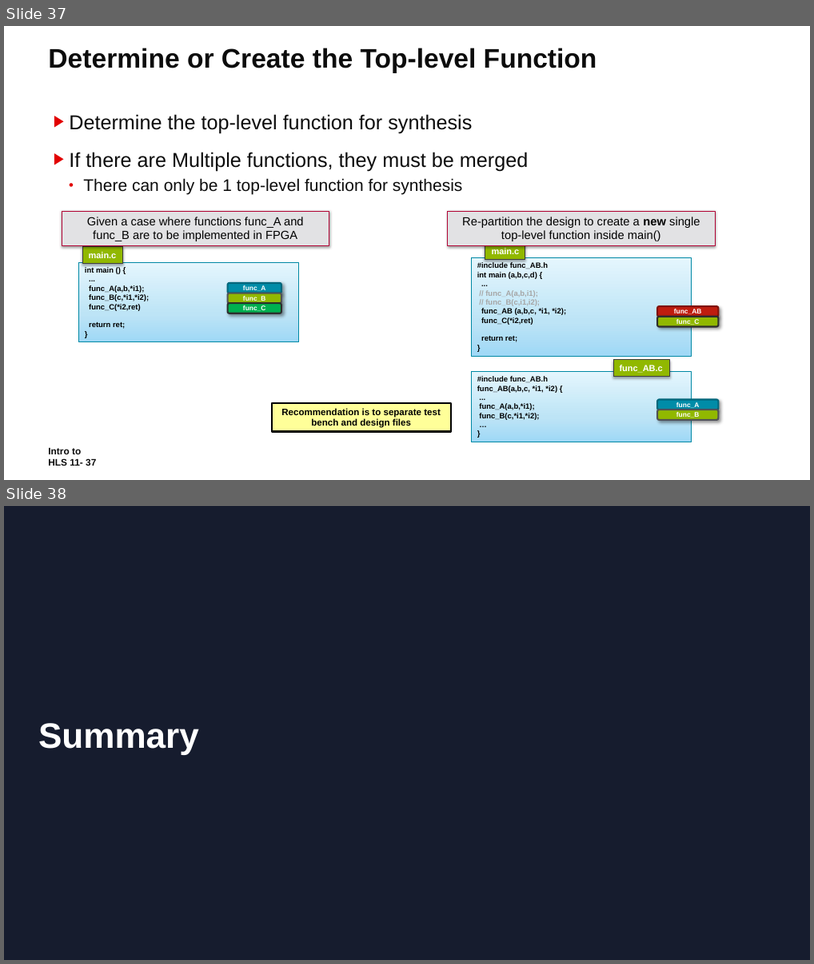
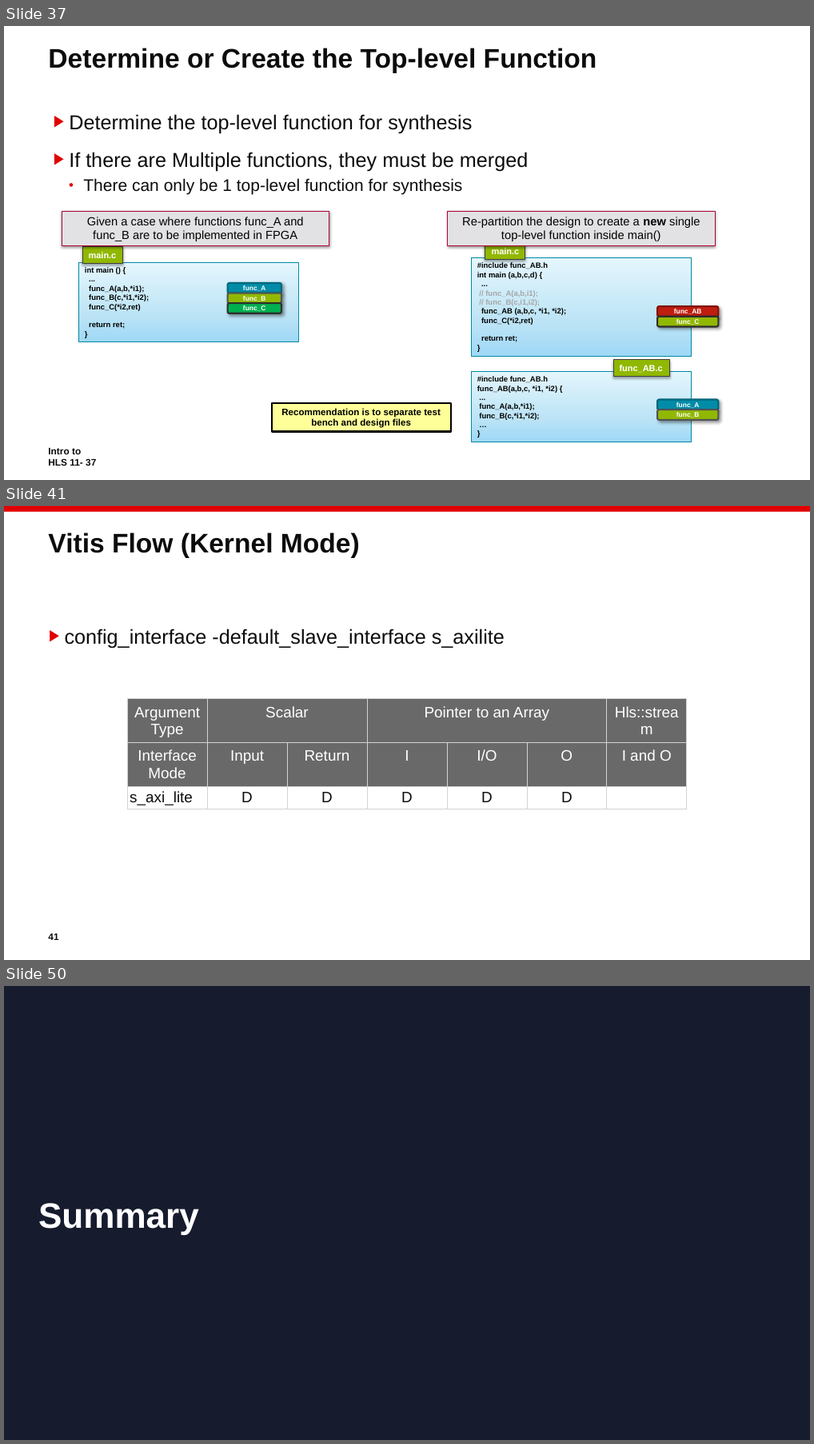
Before and after one commit to ChunxuGuo/High-Level-Synthesis-Flow-on-Zynq-using-Vitis-HLS, a slide deck: vitis_slides/11_HLS_Intro.PPTX. Shown one above the other, each under a label of ours: slides 37 and 38 before the commit, slides 37, 41 and 50 after it; the slides between them are not shown. The pictures are 814x964 and 814x1444 pixels, drawn with LibreOffice and Linux fonts; fonts in the diff are those of the drawing; background and template pictures are left out. Boxes give left, top, right and bottom in pixels: in the first picture for what was removed or moved away, otherwise in the second. Text is boxed around its words. In the diff, an @@ line names an element or a change of style, - is before the commit and + after.

```diff
--- a/vitis_slides/11_HLS_Intro.PPTX
+++ b/vitis_slides/11_HLS_Intro.PPTX
@@ slide 41 added at <box>4,506,810,960</box>, background #FFFFFF @@
@@ rectangle added at <box>4,506,810,512</box>, fill #E20000 @@
@@ title added at <box>48,532,360,558</box>, 32 pt, text #0C0C0C, bold @@
+Vitis Flow (Kernel Mode)
@@ text added at <box>65,628,505,648</box>, 24 pt, text #0C0C0C @@
+▶ config_interface -default_slave_interface s_axilite
@@ table added at <box>127,698,686,815</box>, 3 rows, 7 columns @@
+Argument Type | Scalar |  | Pointer to an Array |  |  | Hls::stream
+Interface Mode | Input | Return | I | I/O | O | I and O
+s_axi_lite | D | D | D | D | D | 
@@ page number added at <box>48,933,58,940</box>, 11.3 pt, text #0C0C0C, bold @@
+41
@@ what was slide 38 is now slide 50 @@
```
Also in this commit, not shown: 11 other slides added.
